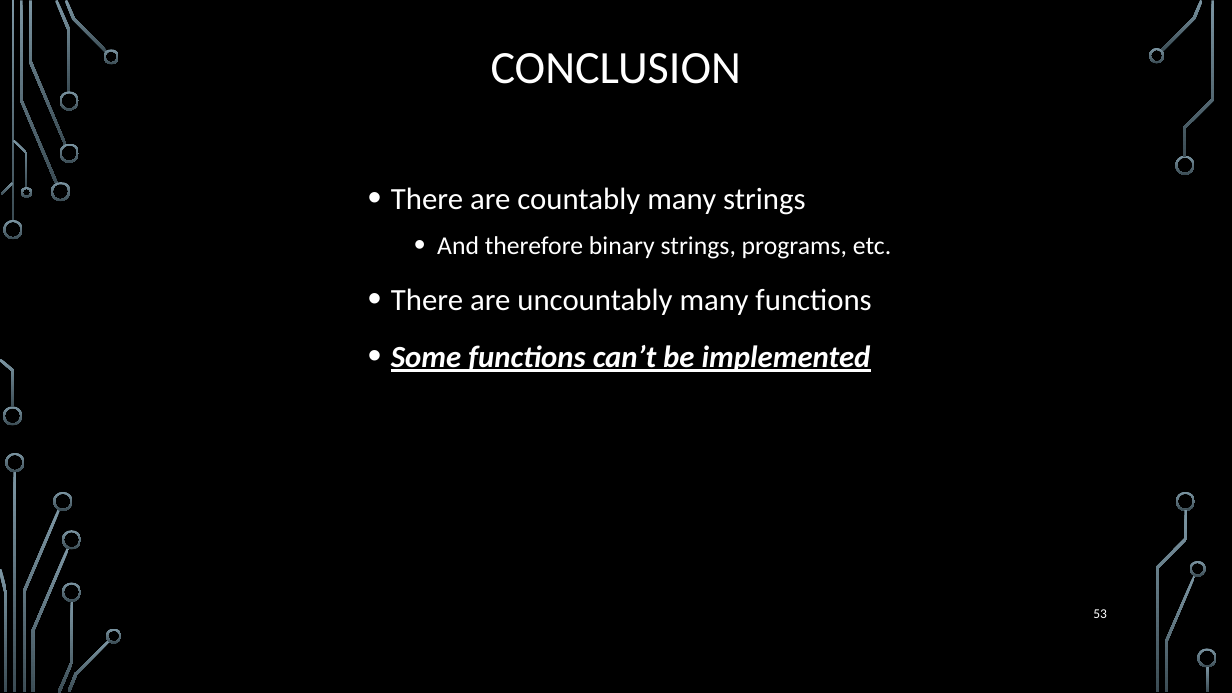
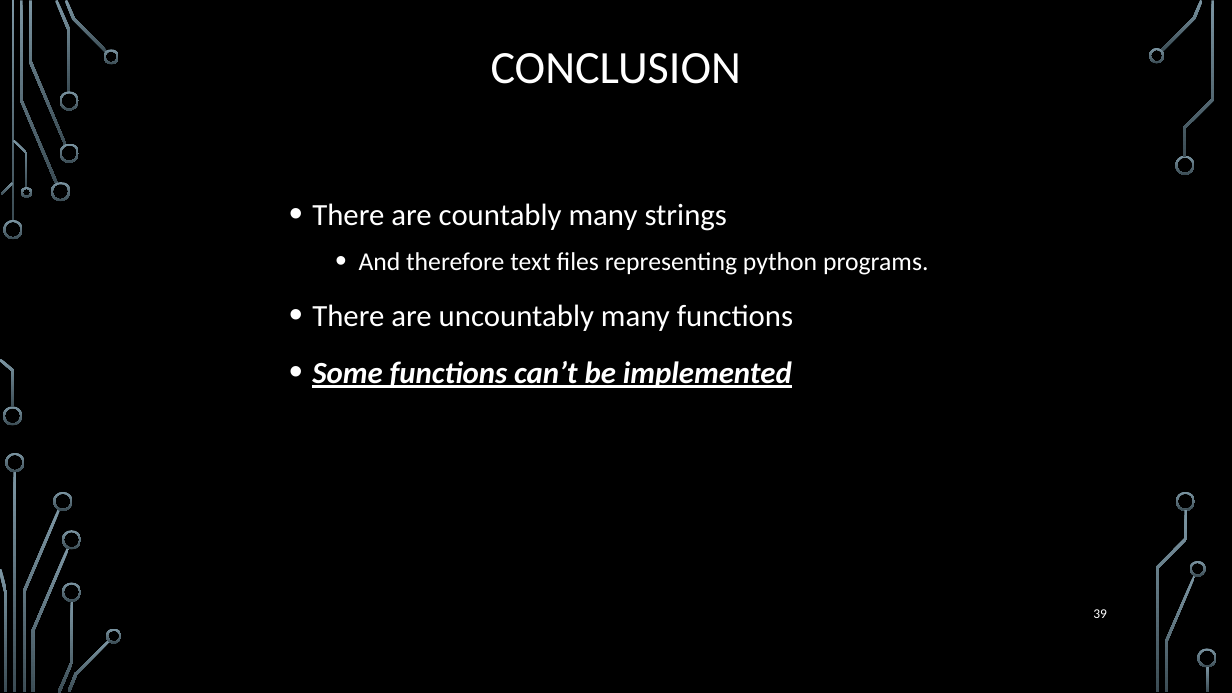
Before and after one commit to markfloryan/dmt2, a slide deck: slide 39 of slides/01-Cardinality.pptx (slide 53 before the commit). Drawn at 1232x693 pixels with LibreOffice and Linux fonts; fonts in the diff are those of the drawing; background and template pictures are left out. Boxes give left, top, right and bottom in pixels: in the first picture for what was removed or moved away, otherwise in the second. Text is boxed around its words. In the diff, an @@ line names an element or a change of style, - is before the commit and + after.

```diff
--- a/slides/01-Cardinality.pptx
+++ b/slides/01-Cardinality.pptx
@@ text "There are countably many strings": place and size @@
-text "There are countably many strings" at [391, 187, 891, 372]
+text "There are countably many strings" at [312, 203, 929, 388]
@@ text at [359, 252, 929, 275]: text changed @@
-  • And therefore binary strings, programs, etc.
+  • And therefore text files representing python programs.
@@ page number at [1093, 609, 1107, 618]: text changed @@
-53
+39
```
Also in this commit, not shown: 7 other slides changed, 14 slides removed.
